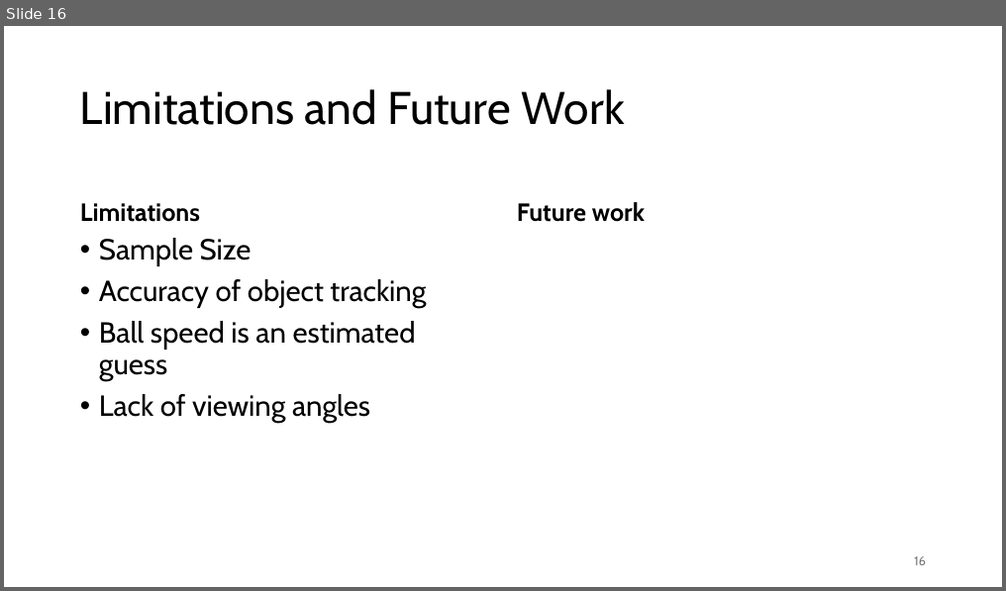
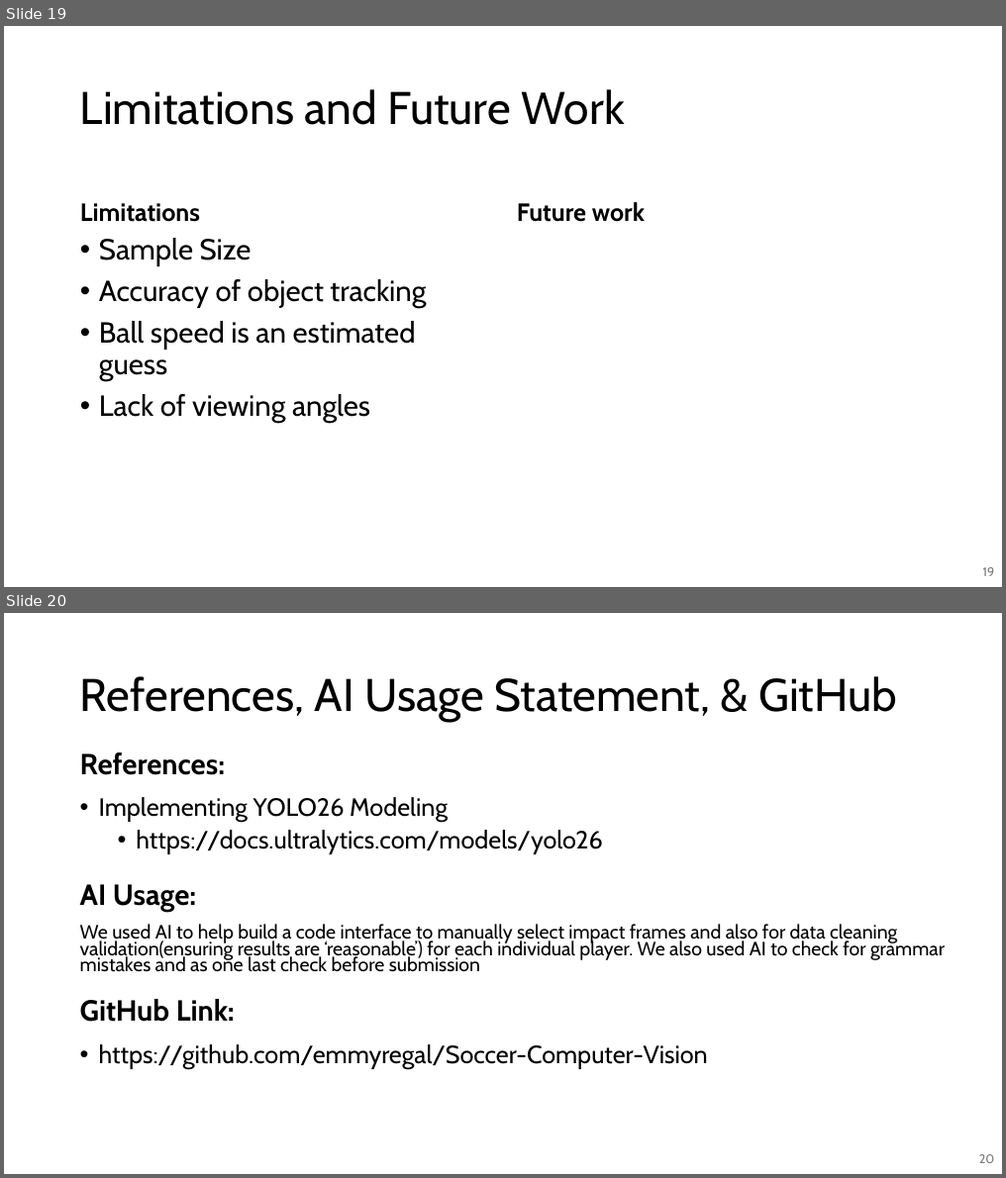
Before and after one commit to emmyregal/Soccer-Computer-Vision, a slide deck: Sport Presetation.pptx. Shown one above the other, each under a label of ours: slide 16 before the commit, slides 19 and 20 after it. The pictures are 1006x591 and 1006x1178 pixels, drawn with LibreOffice and Linux fonts; fonts in the diff are those of the drawing. Boxes give left, top, right and bottom in pixels: in the first picture for what was removed or moved away, otherwise in the second. Text is boxed around its words. In the diff, an @@ line names an element or a change of style, - is before the commit and + after.

```diff
--- a/Sport Presetation.pptx
+++ b/Sport Presetation.pptx
@@ slide 20 added at (4,613,1002,1174), background #FFFFFF @@
@@ title added at (80,676,897,722), 44 pt, text #000000 @@
+References, AI Usage Statement, & GitHub
@@ text added at (80,753,225,775), 28 pt, text #000000, bold @@
+References:
@@ text added at (99,797,602,855), 24 pt, text #000000 @@
+• Implementing YOLO26 Modeling
+  • https://docs.ultralytics.com/models/yolo26
@@ text added at (80,884,196,912), 28 pt, text #000000, bold @@
+AI Usage:
@@ text added at (80,924,944,972), 18.6 pt, text #000000 @@
+We used AI to help build a code interface to manually select impact frames and also for data cleaning validation(ensuring results are ‘reasonable’) for each individual player. We also used AI to check for grammar mistakes and as one last check before submission
@@ text added at (80,999,235,1022), 28 pt, text #000000, bold @@
+GitHub Link:
@@ text added at (99,1045,708,1069), 24 pt, text #000000 @@
+• https://github.com/emmyregal/Soccer-Computer-Vision
@@ page number added at (979,1155,995,1163), 12 pt, text #797979 @@
+20
@@ what was slide 16 is now slide 19 @@
@@ page number at (983,568,995,576): text changed @@
-16
+19
```
Also in this commit, not shown: 5 slides changed, 10 other slides added, 8 slides removed, 1 other file.
